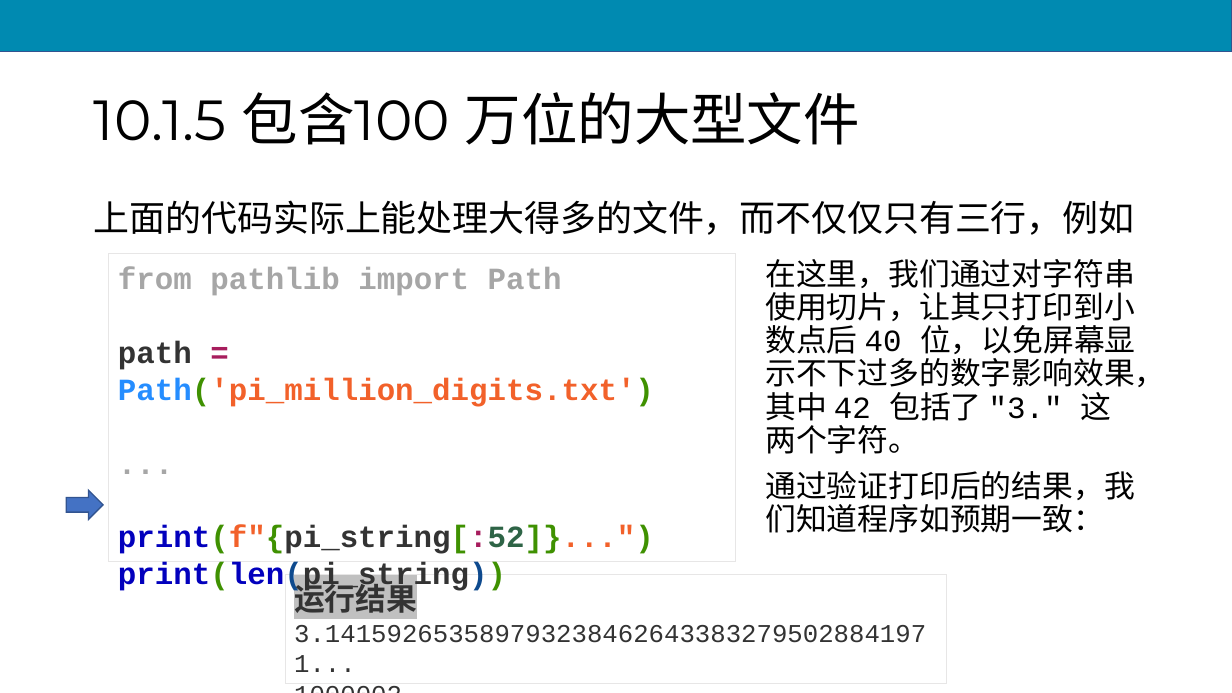
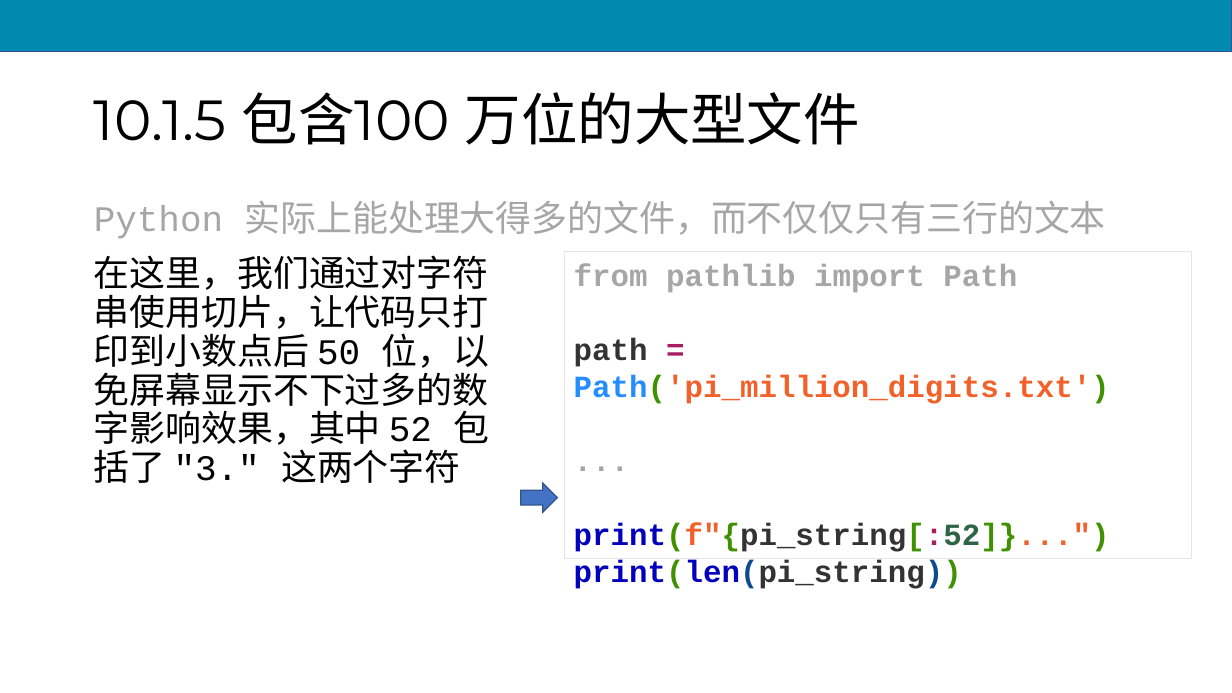
Before and after one commit to scruel/pcc_3e_slides, a slide deck: slide 41 of PPT/python10.pptx (slide 38 before the commit). Drawn at 1232x693 pixels with LibreOffice and Linux fonts; fonts in the diff are those of the drawing. Boxes give left, top, right and bottom in pixels: in the first picture for what was removed or moved away, otherwise in the second. Text is boxed around its words. In the diff, an @@ line names an element or a change of style, - is before the commit and + after.

```diff
--- a/PPT/python10.pptx
+++ b/PPT/python10.pptx
@@ text at [94, 201, 1106, 238]: text changed; text colour #000000 to #A6A6A6 @@
-上面的代码实际上能处理大得多的文件，而不仅仅只有三行，例如
+Python 实际上能处理大得多的文件，而不仅仅只有三行的文本
@@ text at [94, 255, 490, 483]: text changed; size 24 to 28 pt @@
-在这里，我们通过对字符串使用切片，让其只打印到小数点后 40 位，以免屏幕显示不下过多的数字影响效果，其中 42 包括了 "3." 这两个字符。
-通过验证打印后的结果，我们知道程序如预期一致：
+在这里，我们通过对字符串使用切片，让代码只打印到小数点后 50 位，以免屏幕显示不下过多的数字影响效果，其中 52 包括了 "3." 这两个字符
@@ rectangle "from pathlib import Path path ...": place and size @@
-rectangle "from pathlib import Path path ..." at [109, 254, 736, 562]
+rectangle "from pathlib import Path path ..." at [565, 251, 1191, 559]
@@ right arrow: place and size @@
-right arrow at [67, 491, 104, 520]
+right arrow at [521, 483, 558, 513]
@@ rectangle removed at [286, 575, 947, 684] @@
-运行结果
-3.1415926535897932384626433832795028841971...
-1000002
```
Also in this commit, not shown: 22 other slides changed, 10 slides added, 11 other files.
